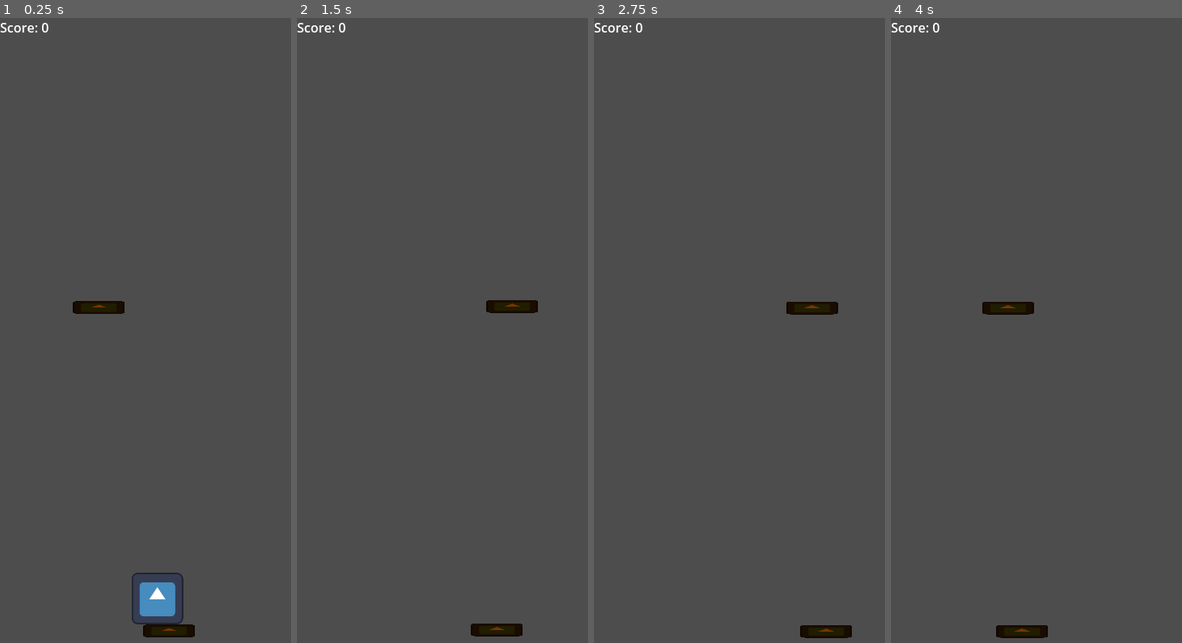
Above: before the commit, frames 1-4 (left to right).
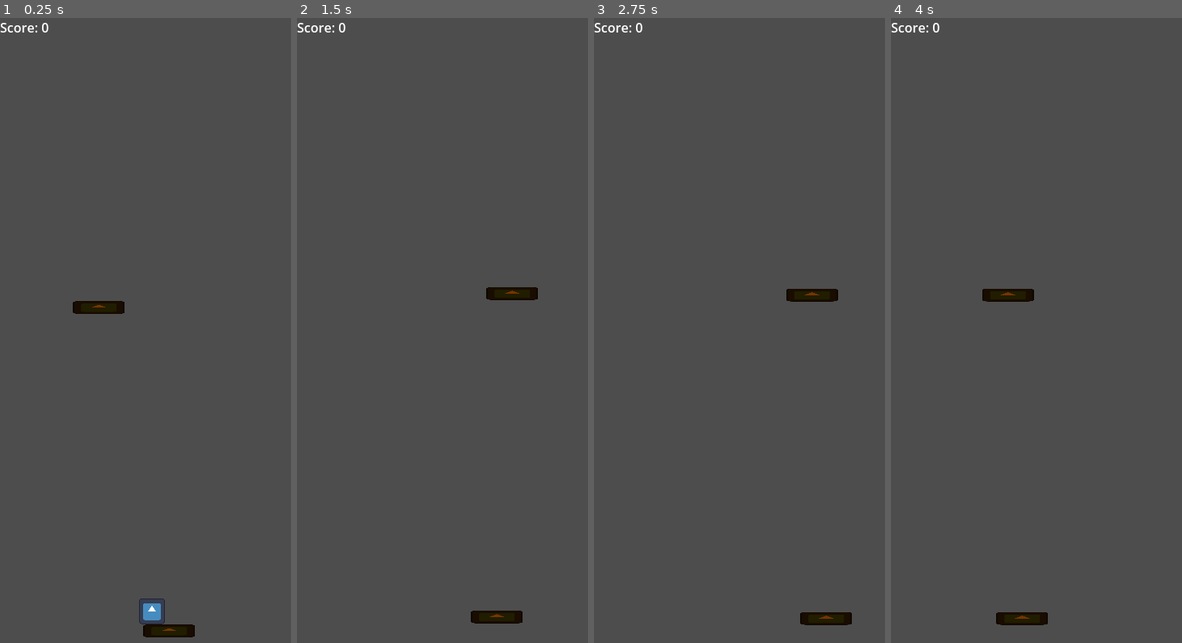
Above: after the commit, the same moments.

Repository: ElPresidentePoole/godot-jumper
Game: Godot game, scene res://world.tscn
The game is run twice, just before and just after one commit, with the same random seed, the same clock (stepped at 60 frames per second) and the same inputs. The engine's default icon, where the game draws it, is replaced by a stand-in: a white triangle on a blue panel in a dark square.
Inputs:
- Up to frame 1 (0.25 s): no input
- Up to frame 2 (1.5 s): tap Enter (ui_accept) at 0.5, 0.77 s; hold Right (ui_right) from 0.53 s (still down)
- Up to frame 3 (2.75 s): tap Enter (ui_accept) at 1.52 s; release Right (ui_right) at 2.03 s; hold Left (ui_left) from 2.03 s (still down)
- Up to frame 4 (4 s): release Left (ui_left) at 2.78 s; hold Right (ui_right) from 2.78 s (still down); tap Enter (ui_accept) at 3.02, 3.77 s

The runs differ from the first frame. In frame 1, 0.8% of the frame differs, in the area x 45-64%, y 88-98%; in frame 2, 1.5%, in the area x 59-83%, y 43-99%; in frame 3, 1.5%; in frame 4, 1.5%.

Commit message:
roadmap and one way collisions

Diff:
--- a/movingplatform.tscn
+++ b/movingplatform.tscn
@@ -11,6 +11,7 @@
 
 [node name="CollisionShape2D" type="CollisionShape2D" parent="."]
 shape = SubResource("RectangleShape2D_o1o2g")
+one_way_collision = true
 
 [node name="Sprite2D" type="Sprite2D" parent="."]
 modulate = Color(0.466667, 0.207843, 0, 1)
--- a/player.tscn
+++ b/player.tscn
@@ -4,13 +4,13 @@
 [ext_resource type="Script" path="res://player.gd" id="1_j4uw8"]
 
 [sub_resource type="RectangleShape2D" id="RectangleShape2D_nfmky"]
-size = Vector2(64, 64)
+size = Vector2(32, 32)
 
 [node name="Player" type="CharacterBody2D"]
 script = ExtResource("1_j4uw8")
 
 [node name="Sprite2D" type="Sprite2D" parent="."]
-scale = Vector2(0.5, 0.5)
+scale = Vector2(0.25, 0.25)
 texture = ExtResource("1_1glha")
 
 [node name="CollisionShape2D" type="CollisionShape2D" parent="."]
Not shown, changed: README.md
